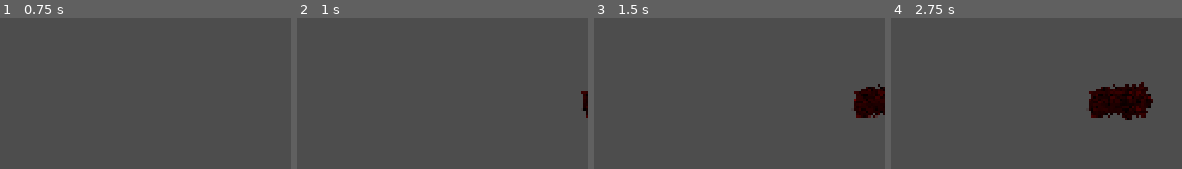
Above: before the commit, frames 1-4 (left to right).
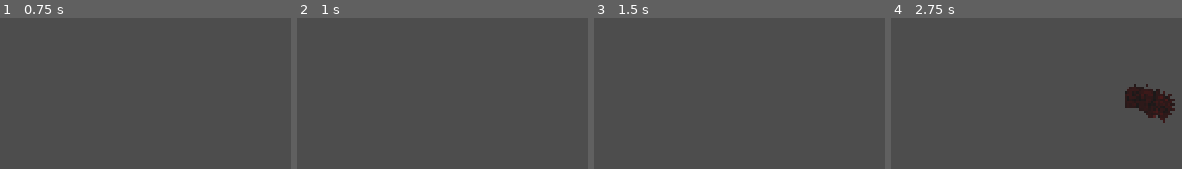
Above: after the commit, the same moments.

Repository: b6-stack/rtype-game
Game: Godot game, scene res://scenes/bosses/BossBase.tscn
Same seed, same stepped clock (60 frames per second), same inputs: the game is played once before the commit and once after it. This scene is started directly instead of the project's main scene.
Inputs (mouse positions are in pixels of both pictures, inside the frame that each line leads up to):
- Up to frame 1 (0.75 s): tap Enter at 0.5 s; move the mouse to (66, 78) at 0.52 s; hold D (move_right) from 0.53 s (still down); tap Z (charge) at 0.6 s; click (66, 78) at 0.67 s
- Up to frame 2 (1 s): keep holding D (move_right)
- Up to frame 3 (1.5 s): release D (move_right) at 1.25 s; drag from (outside the picture) to (outside the picture) at 1.27 s
- Up to frame 4 (2.75 s): move the mouse to (outside the picture) at 2.02 s; hold D (move_right) from 2.03 s (still down); tap Z (charge) at 2.1 s

Frame 1 is identical in both runs. In frame 2, 0.3% of the frame differs, in the area x 97-100%, y 48-67%; in frame 3, 1.9%; in frame 4, 5.4%, in the area x 68-98%, y 42-70%.

Commit message:
Fix bosses spawning on-screen and add a materialize entrance effect
Boss entry started at a hardcoded x=2100, which on wider screens
(aspect="expand" shows more than the 1920 design width) was already
inside the visible play area, so bosses appeared to pop into
existence instead of sliding in. Now spawns fully off the actual
right edge of the viewport.

Also adds a "materializing" entrance: the boss fades in and scales
up from a small ghostly wisp while it slides toward its arena
position, then snaps to full size/opacity with a small explosion
burst on arrival. BossManager no longer stomps the sprite scale
right after spawn, which was undoing the entrance animation's
starting scale.

Co-Authored-By: Claude Sonnet 5 <noreply@anthropic.com>

Diff:
--- a/scenes/bosses/BossBase.gd
+++ b/scenes/bosses/BossBase.gd
@@ -34,17 +34,22 @@
 var _time: float = 0.0
 var _phase_time: float = 0.0
 var _sprite: Sprite2D
+var _entry_start_x: float = 2100.0
+var _base_sprite_scale: Vector2 = Vector2.ONE
 
 func _ready() -> void:
 	current_health = max_health
 	_sprite = $Visual/Sprite2D
-	if _sprite:
-		_sprite.modulate = boss_color
-		_sprite.scale = Vector2(0.165, 0.165) * size_scale
-	# Start offscreen to the right
-	global_position.x = 2100.0
+	_base_sprite_scale = Vector2(0.165, 0.165) * size_scale
+	# Start fully offscreen to the right, whatever the actual screen width is.
+	_entry_start_x = get_viewport_rect().size.x + 250.0
+	global_position.x = _entry_start_x
 	global_position.y = 540.0
 	add_to_group("bosses")
+
+	if _sprite:
+		_sprite.modulate = Color(boss_color.r, boss_color.g, boss_color.b, 0.0)
+		_sprite.scale = _base_sprite_scale * 0.3
 
 func _physics_process(delta: float) -> void:
 	if _is_dead:
@@ -112,12 +117,36 @@
 func _do_entry(delta: float) -> void:
 	velocity.x = -entry_speed
 	move_and_slide()
+
+	# Materialize while flying in: fade + scale up from a small ghostly wisp.
+	var t: float = clamp((_entry_start_x - global_position.x) / (_entry_start_x - _arena_x), 0.0, 1.0)
+	if _sprite:
+		_sprite.modulate = Color(boss_color.r, boss_color.g, boss_color.b, ease(t, 0.5))
+		_sprite.scale = _base_sprite_scale * lerpf(0.3, 1.0, ease(t, 0.4))
+		_sprite.rotation = lerpf(0.6, 0.0, t)
+
 	if global_position.x <= _arena_x:
 		global_position.x = _arena_x
 		velocity = Vector2.ZERO
 		_is_entering = false
 		_phase_time = 0.0
+		if _sprite:
+			_sprite.modulate = boss_color
+			_sprite.scale = _base_sprite_scale
+			_sprite.rotation = 0.0
+		_spawn_arrival_burst()
 		entrance_complete.emit()
+
+func _spawn_arrival_burst() -> void:
+	var parent_node: Node = get_parent() if get_parent() else get_tree().current_scene
+	if parent_node == null:
+		return
+	for i in 4:
+		var fx: Node2D = load("res://scenes/effects/ExplosionFX.tscn").instantiate()
+		parent_node.call_deferred("add_child", fx)
+		var offset := Vector2(randf_range(-70, 70), randf_range(-50, 50)) * size_scale
+		if fx.has_method("setup"):
+			fx.setup(global_position + offset, boss_color, size_scale * 1.8)
 
 func _check_phase_transition() -> void:
 	if phase_count <= 1:
--- a/scenes/bosses/BossManager.gd
+++ b/scenes/bosses/BossManager.gd
@@ -91,7 +91,7 @@
 			sprite_node.texture = preload("res://assets/sprites/boss_titan_cruiser.png")
 		else:
 			sprite_node.texture = preload("res://assets/sprites/boss_ship.png")
-		sprite_node.scale = Vector2(0.165, 0.165) * boss.size_scale
+		# Scale is left to BossBase's entrance animation (starts small and grows in).
 
 	# Wire signals
 	boss.died.connect(_on_boss_died)
